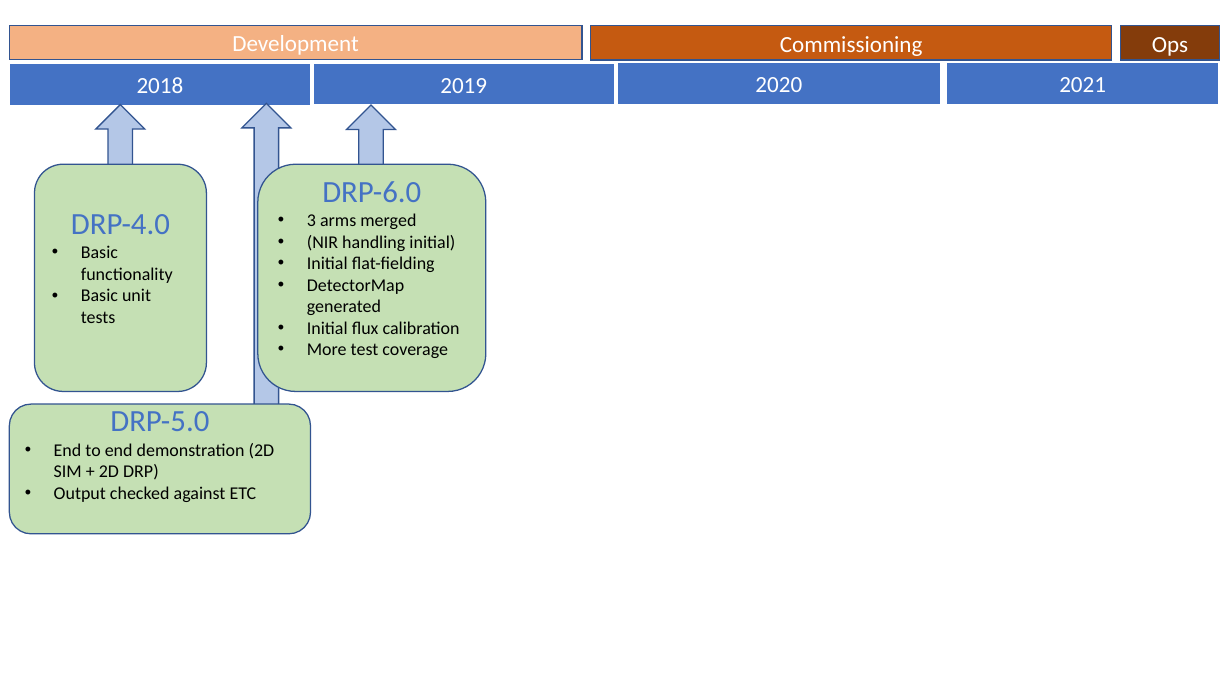
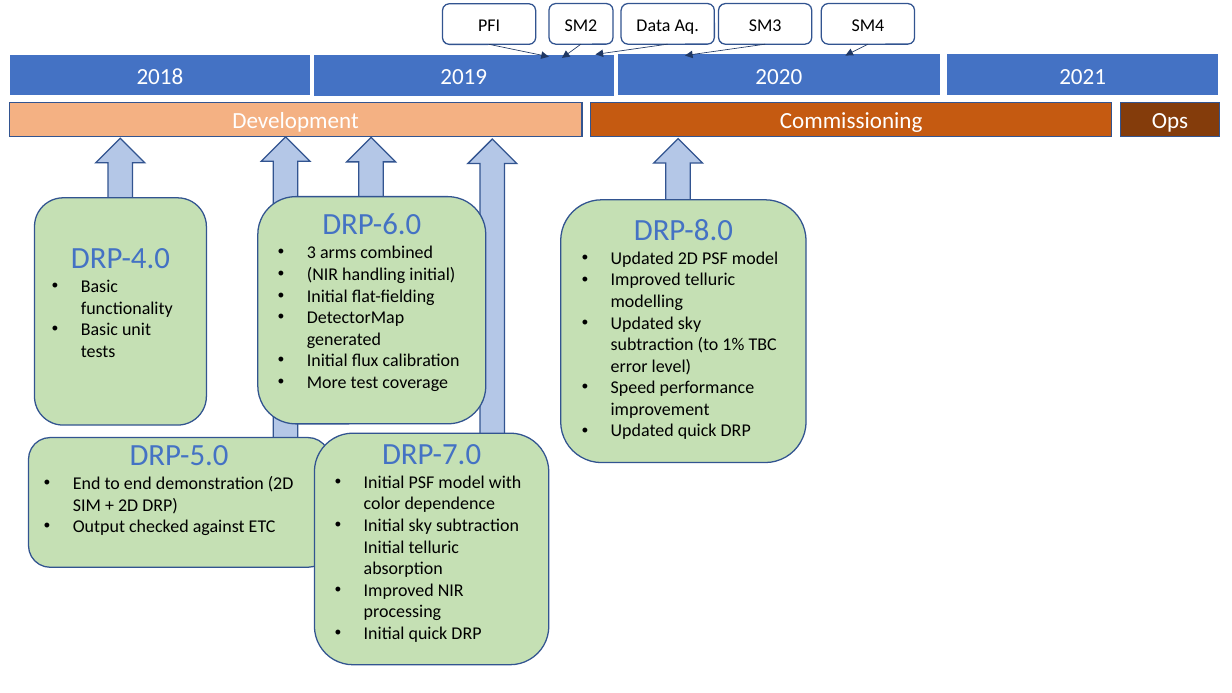
Before and after one commit to hassanxp/Shanghai2018, a slide deck: slide 9 of presentation-drp-plan/2DDRP-PresentationShanghai2018.pptx (slide 6 before the commit). Drawn at 1232x693 pixels with LibreOffice and Linux fonts; fonts in the diff are those of the drawing. Boxes give left, top, right and bottom in pixels: in the first picture for what was removed or moved away, otherwise in the second. Text is boxed around its words. In the diff, an @@ line names an element or a change of style, - is before the commit and + after.

```diff
--- a/presentation-drp-plan/2DDRP-PresentationShanghai2018.pptx
+++ b/presentation-drp-plan/2DDRP-PresentationShanghai2018.pptx
@@ rounded rectangle added at (x1=443, y1=4, x2=536, y2=44), outline #325491 1 pt, 14 pt, text #000000 @@
+PFI
@@ rounded rectangle added at (x1=549, y1=4, x2=613, y2=44), outline #325491 1 pt, 14 pt, text #000000 @@
+SM2
@@ rounded rectangle added at (x1=621, y1=4, x2=714, y2=44), outline #325491 1 pt, 14 pt, text #000000 @@
+Data Aq.
@@ rounded rectangle added at (x1=719, y1=4, x2=812, y2=44), outline #325491 1 pt, 14 pt, text #000000 @@
+SM3
@@ rounded rectangle added at (x1=822, y1=4, x2=915, y2=44), outline #325491 1 pt, 14 pt, text #000000 @@
+SM4
@@ 4 rectangles moved together from (x1=9, y1=62, x2=1219, y2=105) to (x1=9, y1=54, x2=1219, y2=96) @@
@@ arrow added from (489, 44) to (549, 56), #203864 0.5 pt @@
@@ arrow added from (581, 44) to (562, 58), #203864 0.5 pt @@
@@ arrow added from (668, 44) to (595, 55), #203864 0.5 pt @@
@@ arrow added from (765, 44) to (685, 55), #203864 0.5 pt @@
@@ arrow added from (868, 44) to (846, 55), #203864 0.5 pt @@
@@ 3 rectangles moved together from (x1=9, y1=26, x2=1220, y2=60) to (x1=9, y1=103, x2=1220, y2=137) @@
@@ 2 up arrows, 1 rounded rectangle moved together from (x1=34, y1=104, x2=396, y2=392) to (x1=34, y1=138, x2=396, y2=425) @@
@@ up arrow moved from (x1=242, y1=104, x2=291, y2=414) to (x1=262, y1=137, x2=311, y2=447) @@
@@ up arrow added at (x1=468, y1=140, x2=517, y2=438), fill #B4C7E7, outline #325491 1 pt @@
@@ up arrow added at (x1=653, y1=139, x2=702, y2=238), fill #B4C7E7, outline #325491 1 pt @@
@@ rounded rectangle "DRP-6.0" moved from (x1=258, y1=165, x2=486, y2=392) to (x1=258, y1=197, x2=486, y2=424) @@
@@ rounded rectangle added at (x1=561, y1=200, x2=807, y2=462), fill #C5E0B4, outline #325491 1 pt, 14 pt, text #000000 @@
+DRP-8.0
+• Updated 2D PSF model
+• Improved telluric modelling
+• Updated sky subtraction (to 1% TBC error level)
+• Speed performance improvement
+• Updated quick DRP
@@ text in rounded rectangle at (x1=307, y1=245, x2=433, y2=258): text changed @@
-• 3 arms merged
+• 3 arms combined
@@ rounded rectangle "DRP-5.0" moved from (x1=9, y1=404, x2=311, y2=533) to (x1=29, y1=438, x2=330, y2=567) @@
@@ rounded rectangle added at (x1=314, y1=433, x2=549, y2=665), fill #C5E0B4, outline #325491 1 pt, 14 pt, text #000000 @@
+DRP-7.0
+• Initial PSF model with color dependence
+• Initial sky subtraction Initial telluric absorption
+• Improved NIR processing
+• Initial quick DRP
```
Also in this commit, not shown: 10 other slides changed, 1 slide added, 1 other file.
